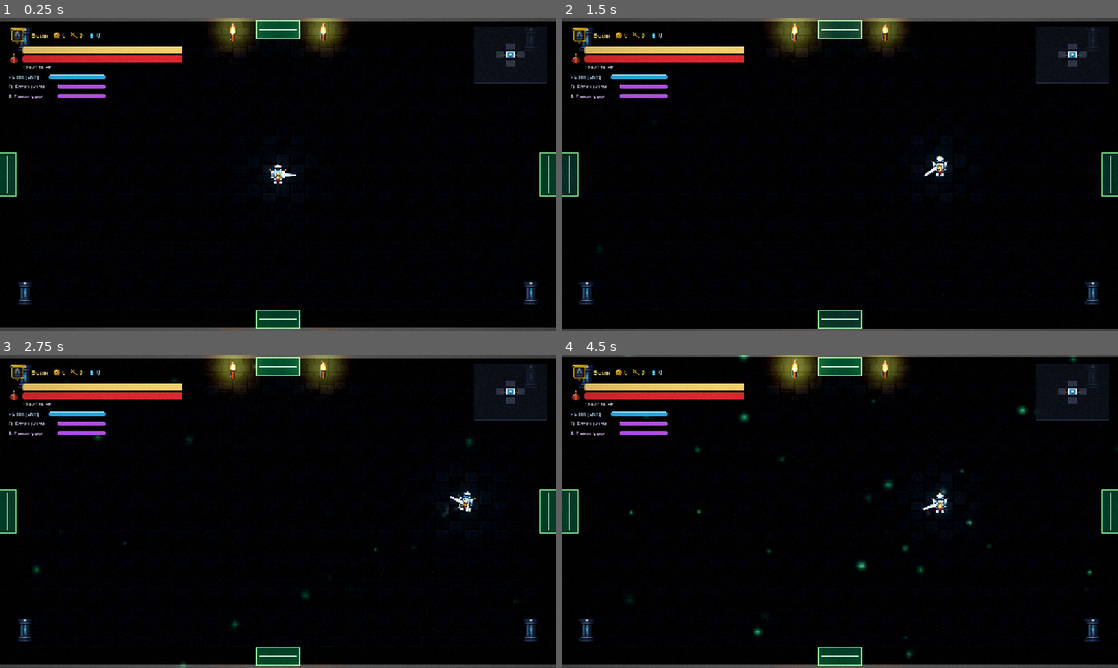
Above: before the commit, frames 1-4 (two rows, left to right).
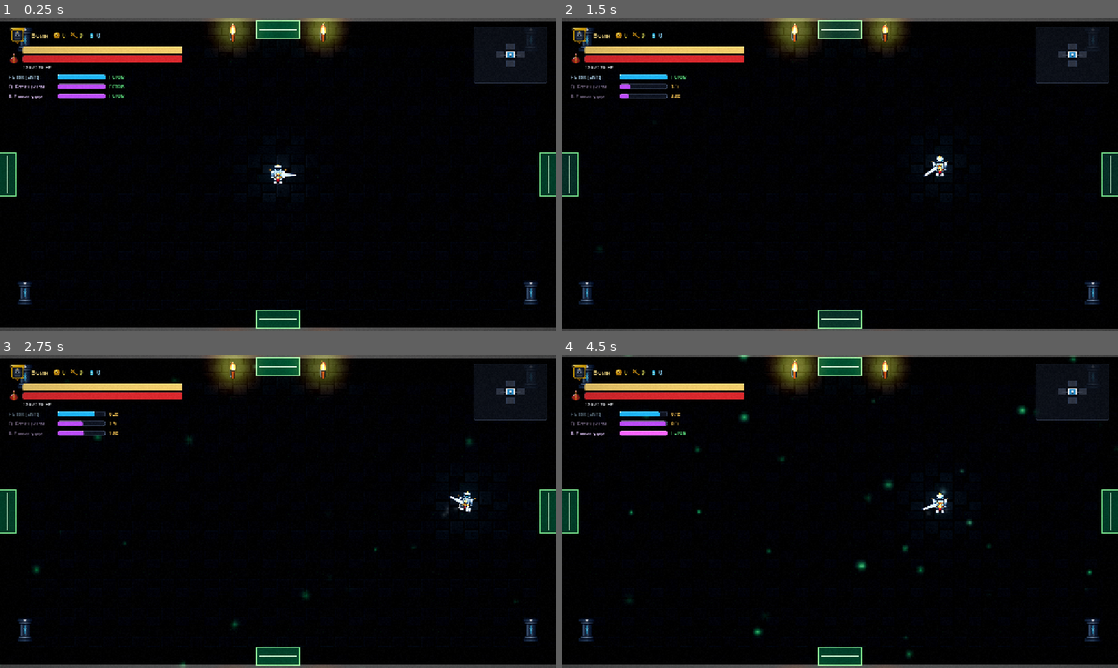
Above: after the commit, the same moments.

Repository: Shoto373/dark-knights
Game: Godot game, scene res://levels/DungeonFloor.tscn
The game is run twice, just before and just after one commit, with the same random seed, the same clock (stepped at 60 frames per second) and the same inputs. This scene is started directly instead of the project's main scene.
Inputs (mouse positions are in pixels of both pictures, inside the frame that each line leads up to):
- Up to frame 1 (0.25 s): no input
- Up to frame 2 (1.5 s): tap Enter (ui_accept) at 0.5, 0.77 s; move the mouse to (962, 158) at 0.52 s; hold Right (move_right) 0.53-1.25 s; tap Q (ability_1) at 0.6 s; click (962, 158) at 0.67 s; tap E (ability_2) at 0.8 s; drag from (728, 190) to (840, 30) at 1.27 s
- Up to frame 3 (2.75 s): move the mouse to (333, 442) at 2.02 s; hold Right (move_right) from 2.03 s (still down); tap Space (dash) at 2.1 s; tap Q (ability_1) at 2.3 s
- Up to frame 4 (4.5 s): release Right (move_right) at 2.75 s; drag from (812, 574) to (840, 655) at 2.77 s; move the mouse to (1006, 558) at 3.52 s; hold Left (move_left) 3.53-4.25 s; tap E (ability_2) at 3.6 s; tap Enter (ui_accept) at 3.77 s; tap Space (dash) at 3.8 s; drag from (673, 464) to (567, 511) at 4.27 s

The runs differ from the first frame. In frame 1, 0.3% of the frame differs, in the area x 8-23%, y 18-26%; in frame 2, 0.5%, in the area x 1-23%, y 18-26%; in frame 3, 0.5%; in frame 4, 0.5%.

Commit message:
fix(hud): live cooldown countdown timers, dynamic player rebinding, and high-contrast ability bars

Diff:
--- a/entities/loot/ItemPedestal.tscn
+++ b/entities/loot/ItemPedestal.tscn
@@ -12,33 +12,6 @@
 
 [node name="CollisionShape2D" type="CollisionShape2D" parent="."]
 shape = SubResource("CircleShape2D_trig")
-
-[node name="PedestalBase" type="ColorRect" parent="."]
-unique_name_in_owner = true
-visible = false
-offset_left = -18.0
-offset_top = -12.0
-offset_right = 18.0
-offset_bottom = 12.0
-color = Color(0.25, 0.28, 0.35, 0)
-
-[node name="RarityGlow" type="ColorRect" parent="."]
-unique_name_in_owner = true
-visible = false
-offset_left = -22.0
-offset_top = -34.0
-offset_right = 22.0
-offset_bottom = -2.0
-color = Color(0.2, 0.6, 1, 0)
-
-[node name="ItemIcon" type="ColorRect" parent="."]
-unique_name_in_owner = true
-visible = false
-offset_left = -10.0
-offset_top = -28.0
-offset_right = 10.0
-offset_bottom = -8.0
-color = Color(0.4, 0.8, 1, 0)
 
 [node name="UI" type="Node2D" parent="."]
 position = Vector2(0, -42)
--- a/entities/player/Player.gd
+++ b/entities/player/Player.gd
@@ -822,12 +822,23 @@
 		visuals.modulate.a = 1.0
 
 func get_dash_cooldown_ratio() -> float:
-	if dash_cooldown_timer.is_stopped():
+	if dash_cooldown_timer == null or dash_cooldown_timer.is_stopped() or dash_cooldown_timer.wait_time <= 0.0:
 		return 1.0
-	return 1.0 - (dash_cooldown_timer.time_left / dash_cooldown_timer.wait_time)
+	return clampf(1.0 - (dash_cooldown_timer.time_left / dash_cooldown_timer.wait_time), 0.0, 1.0)
+
+func get_dash_cooldown_time_left() -> float:
+	if dash_cooldown_timer == null or dash_cooldown_timer.is_stopped():
+		return 0.0
+	return dash_cooldown_timer.time_left
 
 func get_ability_cooldown_ratio(slot: int) -> float:
 	var t: Timer = ability_1_timer if slot == 1 else ability_2_timer
 	if t == null or t.is_stopped() or t.wait_time <= 0.0:
 		return 1.0
-	return 1.0 - (t.time_left / t.wait_time)
+	return clampf(1.0 - (t.time_left / t.wait_time), 0.0, 1.0)
+
+func get_ability_cooldown_time_left(slot: int) -> float:
+	var t: Timer = ability_1_timer if slot == 1 else ability_2_timer
+	if t == null or t.is_stopped():
+		return 0.0
+	return t.time_left
--- a/tests/test_audit_and_polish.gd
+++ b/tests/test_audit_and_polish.gd
@@ -293,7 +293,7 @@
 	# 1. Проверяем мягкую радиальную ауру и отсутствие старого ColorRect
 	assert_not_null(ped.rarity_aura_sprite, "Создан мягкий радиальный спрайт ауры")
 	assert_true(ped.rarity_aura_sprite is Sprite2D, "Аура является Sprite2D, а не ColorRect")
-	assert_false(ped.rarity_glow.visible, "Старый прямоугольный ColorRect скрыт")
+	assert_true(ped.rarity_glow == null or not ped.rarity_glow.visible, "Старый прямоугольный ColorRect удален или скрыт")
 
 	# 2. Проверяем режим floating_only (для сундуков)
 	ped.set_floating_only(true)
@@ -472,3 +472,32 @@
 	assert_not_null(point_light, "Факел имеет динамический источник света TorchPointLight")
 	if point_light is PointLight2D:
 		assert_gt(point_light.energy, 0.0, "Энергия света факела больше нуля")
+
+func test_cooldown_bars_and_live_countdown_timers() -> void:
+	var player_scene: PackedScene = load("res://entities/player/Player.tscn")
+	var player: Player = player_scene.instantiate() as Player
+	add_child_autofree(player)
+
+	var hud_scene: PackedScene = load("res://ui/HUD.tscn")
+	var hud: HUD = hud_scene.instantiate() as HUD
+	add_child_autofree(hud)
+
+	# Проверяем, что HUD автоматически нашел игрока в сцене
+	assert_not_null(hud.player_ref, "HUD автоматически привязался к игроку")
+	assert_not_null(hud.dash_timer_label, "Метка таймера рывка существует")
+	assert_not_null(hud.ability_1_timer_label, "Метка таймера способности 1 существует")
+	assert_not_null(hud.ability_2_timer_label, "Метка таймера способности 2 существует")
+
+	# В состоянии готовности таймер показывает "ГОТОВ"
+	hud._process(0.01)
+	assert_eq(hud.dash_timer_label.text, "ГОТОВ", "Рывок изначально готов")
+	assert_eq(hud.dash_bar.value, 100.0, "Шкала рывка изначально полная")
+
+	# Запускаем рывок
+	player.dash_cooldown_timer.start(0.8)
+	hud._process(0.01)
+
+	# Проверяем, что перезарядка видна сразу и визуально
+	assert_lt(hud.dash_bar.value, 100.0, "Шкала рывка опустошилась при перезарядке")
+	assert_true(hud.dash_timer_label.text.ends_with("с"), "Таймер показывает секунды до готовности (например, 0.8с)")
+	assert_lt(hud.dash_label.modulate.a, 1.0, "Текст названия приглушается во время перезарядки")
--- a/ui/HUD.gd
+++ b/ui/HUD.gd
@@ -24,6 +24,13 @@
 @onready var btn_respawn: Button = %BtnRespawn
 @onready var damage_numbers_container: Control = %DamageNumbersContainer
 
+@onready var dash_label: Label = get_node_or_null("%DashLabel") as Label
+@onready var dash_timer_label: Label = get_node_or_null("%DashTimerLabel") as Label
+@onready var ability_1_container: Control = get_node_or_null("%Ability1Container") as Control
+@onready var ability_1_timer_label: Label = get_node_or_null("%Ability1TimerLabel") as Label
+@onready var ability_2_container: Control = get_node_or_null("%Ability2Container") as Control
+@onready var ability_2_timer_label: Label = get_node_or_null("%Ability2TimerLabel") as Label
+
 var player_ref: Player = null
 var ghost_hp_bar: ProgressBar = null
 var boss_ghost_hp_bar: ProgressBar = null
@@ -56,6 +63,12 @@
 
 	_update_hero_info()
 	_on_currency_changed(GameState.gold, MetaProgress.souls)
+
+	# Если игрок уже заспавнен в сцене (до создания HUD)
+	if not is_instance_valid(player_ref):
+		var players = get_tree().get_nodes_in_group("player")
+		if not players.is_empty():
+			_on_player_spawned(players[0] as Player)
 
 func _setup_ghost_health_bars() -> void:
 	# AAA Ghost / Damage Lag Bar для шкалы здоровья игрока
@@ -104,6 +117,12 @@
 		boss_hp_bar.get_parent().move_child(boss_ghost_hp_bar, boss_hp_bar.get_index())
 
 func _process(_delta: float) -> void:
+	if not is_instance_valid(player_ref):
+		var players = get_tree().get_nodes_in_group("player")
+		if not players.is_empty():
+			player_ref = players[0] as Player
+			_update_hero_info()
+
 	if is_instance_valid(player_ref):
 		var d_ratio: float = player_ref.get_dash_cooldown_ratio()
 		var a1_ratio: float = player_ref.get_ability_cooldown_ratio(1)
@@ -113,27 +132,71 @@
 		ability_1_bar.value = a1_ratio * 100.0
 		ability_2_bar.value = a2_ratio * 100.0
 
-		# AAA Cooldown Ready Pop & Shimmer (вспышка готовности навыка)
-		if d_ratio >= 1.0 and not _prev_dash_ready:
-			_pulse_cooldown_ready(dash_bar)
+		# 1. Рывок (Dash)
+		if d_ratio < 1.0:
+			var d_time: float = player_ref.get_dash_cooldown_time_left()
+			if dash_timer_label != null:
+				dash_timer_label.text = "%.1fс" % d_time
+				dash_timer_label.add_theme_color_override("font_color", Color(1.0, 0.8, 0.35))
+			if dash_label != null:
+				dash_label.modulate.a = 0.55
+		else:
+			if dash_timer_label != null:
+				dash_timer_label.text = "ГОТОВ"
+				dash_timer_label.add_theme_color_override("font_color", Color(0.4, 0.95, 0.55))
+			if dash_label != null:
+				dash_label.modulate.a = 1.0
+			if not _prev_dash_ready:
+				_pulse_cooldown_ready(dash_bar, dash_timer_label)
 		_prev_dash_ready = (d_ratio >= 1.0)
 
-		if a1_ratio >= 1.0 and not _prev_ability1_ready:
-			_pulse_cooldown_ready(ability_1_bar)
+		# 2. Способность 1 (Q)
+		if a1_ratio < 1.0:
+			var a1_time: float = player_ref.get_ability_cooldown_time_left(1)
+			if ability_1_timer_label != null:
+				ability_1_timer_label.text = "%.1fс" % a1_time
+				ability_1_timer_label.add_theme_color_override("font_color", Color(1.0, 0.8, 0.35))
+			if ability_1_label != null:
+				ability_1_label.modulate.a = 0.55
+		else:
+			if ability_1_timer_label != null:
+				ability_1_timer_label.text = "ГОТОВ"
+				ability_1_timer_label.add_theme_color_override("font_color", Color(0.4, 0.95, 0.55))
+			if ability_1_label != null:
+				ability_1_label.modulate.a = 1.0
+			if not _prev_ability1_ready:
+				_pulse_cooldown_ready(ability_1_bar, ability_1_timer_label)
 		_prev_ability1_ready = (a1_ratio >= 1.0)
 
-		if a2_ratio >= 1.0 and not _prev_ability2_ready:
-			_pulse_cooldown_ready(ability_2_bar)
+		# 3. Способность 2 (E)
+		if a2_ratio < 1.0:
+			var a2_time: float = player_ref.get_ability_cooldown_time_left(2)
+			if ability_2_timer_label != null:
+				ability_2_timer_label.text = "%.1fс" % a2_time
+				ability_2_timer_label.add_theme_color_override("font_color", Color(1.0, 0.8, 0.35))
+			if ability_2_label != null:
+				ability_2_label.modulate.a = 0.55
+		else:
+			if ability_2_timer_label != null:
+				ability_2_timer_label.text = "ГОТОВ"
+				ability_2_timer_label.add_theme_color_override("font_color", Color(0.4, 0.95, 0.55))
+			if ability_2_label != null:
+				ability_2_label.modulate.a = 1.0
+			if not _prev_ability2_ready:
+				_pulse_cooldown_ready(ability_2_bar, ability_2_timer_label)
 		_prev_ability2_ready = (a2_ratio >= 1.0)
 
 	keys_label.text = "%d" % GameState.keys
 
-func _pulse_cooldown_ready(target_control: Control) -> void:
-	if target_control == null:
-		return
-	var tween: Tween = target_control.create_tween()
-	target_control.modulate = Color(2.2, 2.2, 2.5, 1.0)
-	tween.tween_property(target_control, "modulate", Color.WHITE, 0.25).set_trans(Tween.TRANS_QUAD)
+func _pulse_cooldown_ready(target_control: Control, timer_label: Label = null) -> void:
+	if target_control != null:
+		var tween: Tween = target_control.create_tween()
+		target_control.modulate = Color(2.4, 2.4, 2.7, 1.0)
+		tween.tween_property(target_control, "modulate", Color.WHITE, 0.25).set_trans(Tween.TRANS_QUAD)
+	if timer_label != null:
+		var l_tween: Tween = timer_label.create_tween()
+		timer_label.scale = Vector2(1.3, 1.3)
+		l_tween.tween_property(timer_label, "scale", Vector2.ONE, 0.22).set_trans(Tween.TRANS_BACK)
 
 func _on_player_spawned(player: Node2D) -> void:
 	player_ref = player as Player
@@ -163,12 +226,20 @@
 			hero_portrait.texture = SpriteGenerator.get_hero_icon(h_data.id)
 		if h_data.ability_1:
 			ability_1_label.text = "Q: %s" % h_data.ability_1.name
+			if ability_1_container != null:
+				ability_1_container.visible = true
 		else:
 			ability_1_label.text = "Q: -"
+			if ability_1_container != null:
+				ability_1_container.visible = false
 		if h_data.ability_2:
 			ability_2_label.text = "E: %s" % h_data.ability_2.name
+			if ability_2_container != null:
+				ability_2_container.visible = true
 		else:
 			ability_2_label.text = "E: -"
+			if ability_2_container != null:
+				ability_2_container.visible = false
 
 		if is_instance_valid(player_ref) and player_ref.health_component:
 			_on_player_health_changed(player_ref.health_component.current_health, player_ref.health_component.max_health)
@@ -176,28 +247,9 @@
 			_on_player_health_changed(h_data.max_hp, h_data.max_hp)
 
 func _on_player_health_changed(current_hp: int, max_hp: int) -> void:
-	if hp_bar == null:
-		return
-	var old_val: float = hp_bar.value
 	hp_bar.max_value = max_hp
 	hp_bar.value = current_hp
 	hp_label.text = "%d / %d HP" % [current_hp, max_hp]
-
-	# AAA Ghost Health Bar (Elden Ring / Hades trailing amber lag bar)
-	if ghost_hp_bar != null:
-		ghost_hp_bar.max_value = max_hp
-		if current_hp < old_val:
-			# Получен урон: ghost bar задерживается на 0.35s, затем плавно сползает
-			if _hp_ghost_tween != null and _hp_ghost_tween.is_valid():
-				_hp_ghost_tween.kill()
-			_hp_ghost_tween = create_tween()
-			_hp_ghost_tween.tween_interval(0.35)
-			_hp_ghost_tween.tween_property(ghost_hp_bar, "value", float(current_hp), 0.45).set_trans(Tween.TRANS_CUBIC).set_ease(Tween.EASE_OUT)
-		else:
-			# Лечение или ресет: ghost bar моментально догоняет
-			if _hp_ghost_tween != null and _hp_ghost_tween.is_valid():
-				_hp_ghost_tween.kill()
-			ghost_hp_bar.value = current_hp
 
 func _on_currency_changed(gold: int, souls: int) -> void:
 	gold_label.text = "%d" % gold
@@ -208,34 +260,13 @@
 	boss_name_label.text = boss_name.to_upper()
 	boss_hp_bar.max_value = max_hp
 	boss_hp_bar.value = max_hp
-	if boss_ghost_hp_bar != null:
-		boss_ghost_hp_bar.max_value = max_hp
-		boss_ghost_hp_bar.value = max_hp
 	boss_bar_container.visible = true
 	boss_bar_container.modulate.a = 0.0
 	var tween: Tween = create_tween()
 	tween.tween_property(boss_bar_container, "modulate:a", 1.0, 0.4)
 
-func _on_boss_health_changed(current_hp: int, max_hp: int) -> void:
-	if boss_hp_bar == null:
-		return
-	var old_boss_val: float = boss_hp_bar.value
-	boss_hp_bar.max_value = max_hp
+func _on_boss_health_changed(current_hp: int, _max_hp: int) -> void:
 	boss_hp_bar.value = current_hp
-
-	# AAA Ghost Bar для босса
-	if boss_ghost_hp_bar != null:
-		boss_ghost_hp_bar.max_value = max_hp
-		if current_hp < old_boss_val:
-			if _boss_ghost_tween != null and _boss_ghost_tween.is_valid():
-				_boss_ghost_tween.kill()
-			_boss_ghost_tween = create_tween()
-			_boss_ghost_tween.tween_interval(0.3)
-			_boss_ghost_tween.tween_property(boss_ghost_hp_bar, "value", float(current_hp), 0.4).set_trans(Tween.TRANS_CUBIC).set_ease(Tween.EASE_OUT)
-		else:
-			if _boss_ghost_tween != null and _boss_ghost_tween.is_valid():
-				_boss_ghost_tween.kill()
-			boss_ghost_hp_bar.value = current_hp
 
 func _on_boss_defeated(_boss_name: String) -> void:
 	var tween: Tween = create_tween()
@@ -273,19 +304,16 @@
 
 	if is_player_target:
 		label.text = "-%d" % amount
-		label.add_theme_font_size_override("font_size", 18)
+		label.add_theme_font_size_override("font_size", 17)
 		label.add_theme_color_override("font_color", Color(1.0, 0.28, 0.28))
 		label.add_theme_color_override("font_outline_color", Color(0.12, 0.02, 0.02, 0.95))
 		label.add_theme_constant_override("outline_size", 4)
 	elif is_crit:
-		label.text = "✦ %d! CRIT" % amount
-		label.add_theme_font_size_override("font_size", 21)
-		label.add_theme_color_override("font_color", Color(1.0, 0.92, 0.3))
-		label.add_theme_color_override("font_outline_color", Color(0.25, 0.12, 0.0, 0.95))
+		label.text = "%d! CRIT" % amount
+		label.add_theme_font_size_override("font_size", 20)
+		label.add_theme_color_override("font_color", Color(1.0, 0.88, 0.2))
+		label.add_theme_color_override("font_outline_color", Color(0.2, 0.1, 0.02, 0.95))
 		label.add_theme_constant_override("outline_size", 5)
-
-		# AAA Hitstop micro-pause (45ms) для кинематографического сокрушительного крита
-		EffectsHelper.trigger_hitstop(get_tree(), 0.045, 0.05)
 	else:
 		label.text = str(amount)
 		label.add_theme_font_size_override("font_size", 15)
@@ -293,19 +321,15 @@
 		label.add_theme_color_override("font_outline_color", Color(0.08, 0.08, 0.12, 0.95))
 		label.add_theme_constant_override("outline_size", 3)
 
-	# Фонтанная баллистическая дуга вылета чисел урона (Fountain Arc Physics)
-	var drift_x: float = randf_range(-34.0, 34.0)
-	var start_pos: Vector2 = target.get_global_transform_with_canvas().origin + Vector2(randf_range(-8, 8), -24)
-	label.position = start_pos
-	label.scale = Vector2(1.6, 1.6) if is_crit else Vector2(1.2, 1.2)
+	var canvas_pos: Vector2 = target.get_global_transform_with_canvas().origin + Vector2(randf_range(-14, 14), -26)
+	label.position = canvas_pos
+	label.scale = Vector2(1.5, 1.5) if is_crit else Vector2(1.2, 1.2)
 	damage_numbers_container.add_child(label)
 
 	var tween: Tween = create_tween().set_parallel(true)
-	tween.tween_property(label, "scale", Vector2.ONE, 0.14).set_trans(Tween.TRANS_BACK).set_ease(Tween.EASE_OUT)
-	tween.tween_property(label, "position:x", start_pos.x + drift_x, 0.6).set_trans(Tween.TRANS_SINE)
-	tween.tween_property(label, "position:y", start_pos.y - 42.0, 0.32).set_trans(Tween.TRANS_QUAD).set_ease(Tween.EASE_OUT)
-	tween.chain().tween_property(label, "position:y", start_pos.y - 18.0, 0.32).set_trans(Tween.TRANS_QUAD).set_ease(Tween.EASE_IN)
-	tween.tween_property(label, "modulate:a", 0.0, 0.64).set_ease(Tween.EASE_IN)
+	tween.tween_property(label, "scale", Vector2.ONE, 0.12).set_trans(Tween.TRANS_BACK).set_ease(Tween.EASE_OUT)
+	tween.tween_property(label, "position:y", canvas_pos.y - 36.0, 0.55).set_ease(Tween.EASE_OUT)
+	tween.tween_property(label, "modulate:a", 0.0, 0.55).set_ease(Tween.EASE_IN)
 	tween.chain().tween_callback(label.queue_free)
 
 func _on_player_healed(amount: int) -> void:
--- a/ui/HUD.tscn
+++ b/ui/HUD.tscn
@@ -18,30 +18,30 @@
 corner_radius_bottom_left = 3
 
 [sub_resource type="StyleBoxFlat" id="StyleBoxFlat_dash_bar"]
-bg_color = Color(0.15, 0.65, 0.88, 1)
+bg_color = Color(0.12, 0.72, 0.98, 1)
 border_width_top = 1
-border_color = Color(0.65, 0.9, 1, 0.75)
+border_color = Color(0.75, 0.95, 1, 0.9)
 corner_radius_top_left = 3
 corner_radius_top_right = 3
 corner_radius_bottom_right = 3
 corner_radius_bottom_left = 3
 
 [sub_resource type="StyleBoxFlat" id="StyleBoxFlat_ability_bar"]
-bg_color = Color(0.7, 0.3, 0.9, 1)
+bg_color = Color(0.74, 0.3, 0.98, 1)
 border_width_top = 1
-border_color = Color(0.88, 0.65, 1, 0.75)
+border_color = Color(0.92, 0.72, 1, 0.9)
 corner_radius_top_left = 3
 corner_radius_top_right = 3
 corner_radius_bottom_right = 3
 corner_radius_bottom_left = 3
 
 [sub_resource type="StyleBoxFlat" id="StyleBoxFlat_bg"]
-bg_color = Color(0.08, 0.08, 0.12, 0.9)
+bg_color = Color(0.06, 0.08, 0.13, 0.96)
 border_width_left = 1
 border_width_top = 1
 border_width_right = 1
 border_width_bottom = 1
-border_color = Color(0.45, 0.38, 0.22, 0.9)
+border_color = Color(0.35, 0.42, 0.55, 0.9)
 corner_radius_top_left = 3
 corner_radius_top_right = 3
 corner_radius_bottom_right = 3
@@ -218,11 +218,13 @@
 text = "100 / 100 HP"
 
 [node name="DashContainer" type="HBoxContainer" parent="TopLeftUI/VBoxContainer"]
+unique_name_in_owner = true
 layout_mode = 2
 theme_override_constants/separation = 8
 
 [node name="DashLabel" type="Label" parent="TopLeftUI/VBoxContainer/DashContainer"]
-custom_minimum_size = Vector2(85, 0)
+unique_name_in_owner = true
+custom_minimum_size = Vector2(105, 0)
 layout_mode = 2
 theme_override_colors/font_color = Color(0.7, 0.85, 0.95, 1)
 theme_override_font_sizes/font_size = 11
@@ -230,7 +232,7 @@
 
 [node name="DashBar" type="ProgressBar" parent="TopLeftUI/VBoxContainer/DashContainer"]
 unique_name_in_owner = true
-custom_minimum_size = Vector2(130, 9)
+custom_minimum_size = Vector2(110, 11)
 layout_mode = 2
 size_flags_vertical = 4
 theme_override_styles/background = SubResource("StyleBoxFlat_bg")
@@ -239,7 +241,18 @@
 value = 100.0
 show_percentage = false
 
+[node name="DashTimerLabel" type="Label" parent="TopLeftUI/VBoxContainer/DashContainer"]
+unique_name_in_owner = true
+custom_minimum_size = Vector2(46, 0)
+layout_mode = 2
+theme_override_colors/font_color = Color(0.4, 0.95, 0.55, 1)
+theme_override_colors/font_outline_color = Color(0, 0, 0, 0.95)
+theme_override_constants/outline_size = 3
+theme_override_font_sizes/font_size = 10
+text = "ГОТОВ"
+
 [node name="Ability1Container" type="HBoxContainer" parent="TopLeftUI/VBoxContainer"]
+unique_name_in_owner = true
 layout_mode = 2
 theme_override_constants/separation = 8
 
@@ -253,7 +266,7 @@
 
 [node name="Ability1Bar" type="ProgressBar" parent="TopLeftUI/VBoxContainer/Ability1Container"]
 unique_name_in_owner = true
-custom_minimum_size = Vector2(110, 9)
+custom_minimum_size = Vector2(110, 11)
 layout_mode = 2
 size_flags_vertical = 4
 theme_override_styles/background = SubResource("StyleBoxFlat_bg")
@@ -262,7 +275,18 @@
 value = 100.0
 show_percentage = false
 
+[node name="Ability1TimerLabel" type="Label" parent="TopLeftUI/VBoxContainer/Ability1Container"]
+unique_name_in_owner = true
+custom_minimum_size = Vector2(46, 0)
+layout_mode = 2
+theme_override_colors/font_color = Color(0.4, 0.95, 0.55, 1)
+theme_override_colors/font_outline_color = Color(0, 0, 0, 0.95)
+theme_override_constants/outline_size = 3
+theme_override_font_sizes/font_size = 10
+text = "ГОТОВ"
+
 [node name="Ability2Container" type="HBoxContainer" parent="TopLeftUI/VBoxContainer"]
+unique_name_in_owner = true
 layout_mode = 2
 theme_override_constants/separation = 8
 
@@ -276,7 +300,7 @@
 
 [node name="Ability2Bar" type="ProgressBar" parent="TopLeftUI/VBoxContainer/Ability2Container"]
 unique_name_in_owner = true
-custom_minimum_size = Vector2(110, 9)
+custom_minimum_size = Vector2(110, 11)
 layout_mode = 2
 size_flags_vertical = 4
 theme_override_styles/background = SubResource("StyleBoxFlat_bg")
@@ -284,6 +308,16 @@
 max_value = 100.0
 value = 100.0
 show_percentage = false
+
+[node name="Ability2TimerLabel" type="Label" parent="TopLeftUI/VBoxContainer/Ability2Container"]
+unique_name_in_owner = true
+custom_minimum_size = Vector2(46, 0)
+layout_mode = 2
+theme_override_colors/font_color = Color(0.4, 0.95, 0.55, 1)
+theme_override_colors/font_outline_color = Color(0, 0, 0, 0.95)
+theme_override_constants/outline_size = 3
+theme_override_font_sizes/font_size = 10
+text = "ГОТОВ"
 
 [node name="BossBarContainer" type="Control" parent="."]
 unique_name_in_owner = true
Not shown, changed: docs/PROGRESS.md
